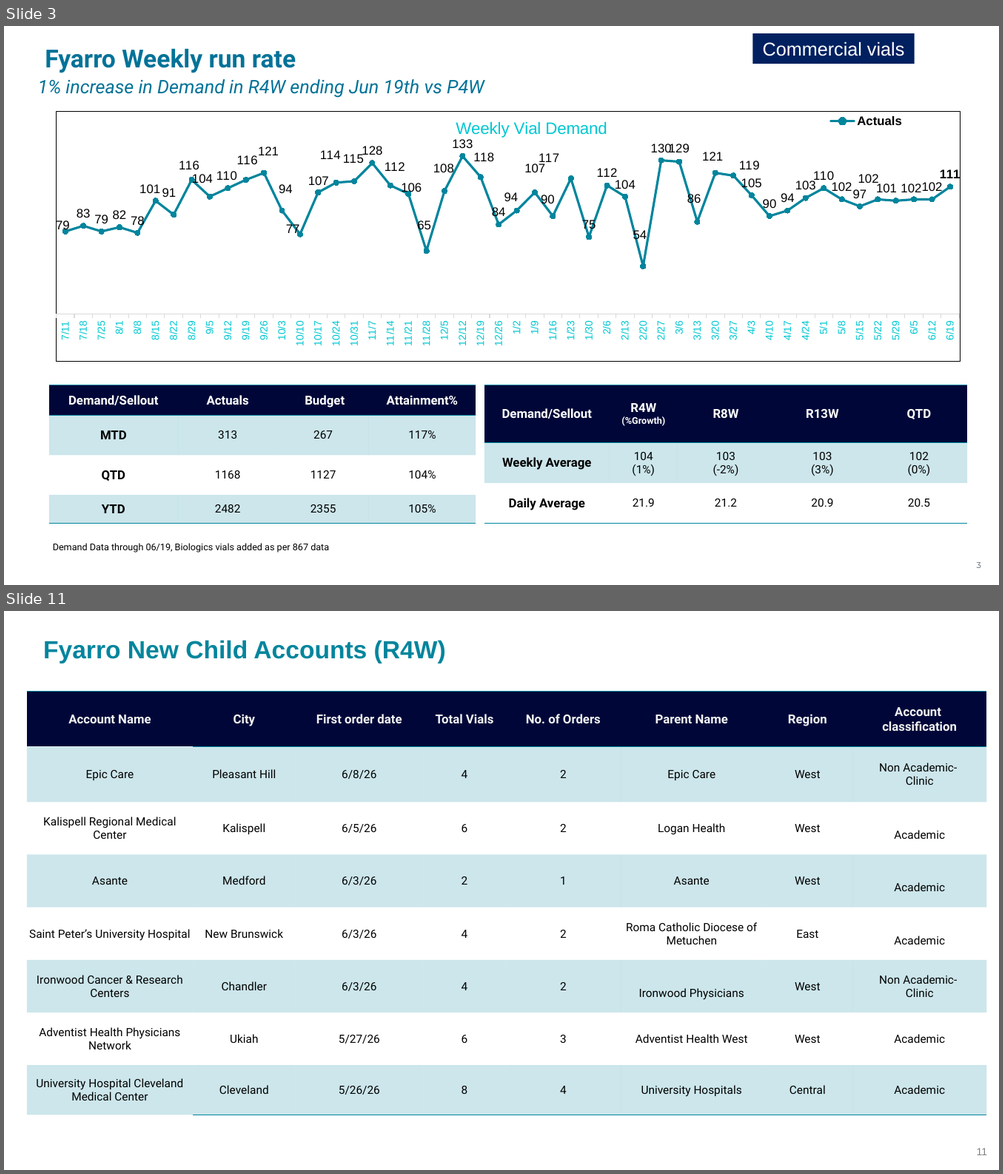
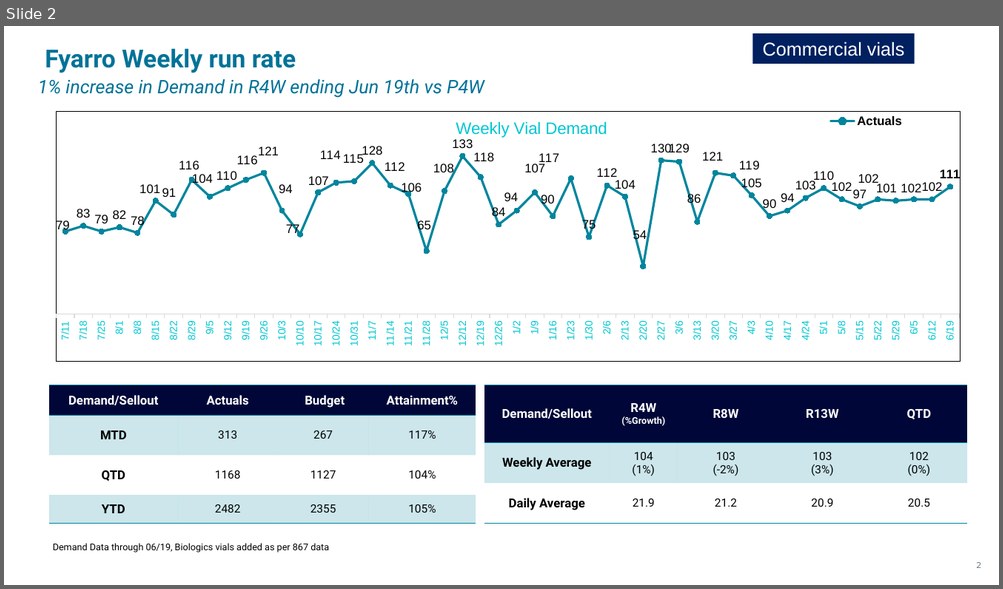
Before and after one commit to Acuitas360-LLC/A360-AI-Backend, a slide deck: Aadibio_Backend/aadibio_ppt.pptx. Shown one above the other, each under a label of ours: slides 3 and 11 before the commit, slide 2 after it; the slides between them are not shown. The pictures are 1003x1174 and 1003x589 pixels, drawn with LibreOffice and Linux fonts; fonts in the diff are those of the drawing; background and template pictures are left out. Boxes give left, top, right and bottom in pixels: in the first picture for what was removed or moved away, otherwise in the second. Text is boxed around its words. In the diff, an @@ line names an element or a change of style, - is before the commit and + after.

```diff
--- a/Aadibio_Backend/aadibio_ppt.pptx
+++ b/Aadibio_Backend/aadibio_ppt.pptx
@@ slide 11 removed at (4, 611, 999, 1170), background #FFFFFF @@
@@ text removed at (43, 640, 446, 664) @@
-Fyarro New Child Accounts (R4W)
@@ table removed at (27, 692, 987, 1116), 8 rows, 8 columns @@
-Account Name | City | First order date | Total Vials | No. of Orders | Parent Name | Region | Account / classification
-Epic Care | Pleasant Hill | 6/8/26 | 4 | 2 | Epic Care | West | Non Academic- / Clinic
-Kalispell Regional Medical Center | Kalispell | 6/5/26 | 6 | 2 | Logan Health | West | Academic
-Asante | Medford | 6/3/26 | 2 | 1 | Asante | West | Academic
-Saint Peter’s University Hospital | New Brunswick | 6/3/26 | 4 | 2 | Roma Catholic Diocese of Metuchen | East | Academic
-Ironwood Cancer & Research Centers | Chandler | 6/3/26 | 4 | 2 | Ironwood Physicians | West | Non Academic- / Clinic
-Adventist Health Physicians Network | Ukiah | 5/27/26 | 6 | 3 | Adventist Health West | West | Academic
-University Hospital Cleveland Medical Center | Cleveland | 5/26/26 | 8 | 4 | University Hospitals | Central | Academic
@@ page number removed at (976, 1148, 987, 1156) @@
-11
@@ what was slide 3 is now slide 2 @@
@@ page number at (976, 562, 981, 568): text changed @@
-3
+2
```
Also in this commit, not shown: 1 slide changed, 9 other slides removed, 7 other files.
